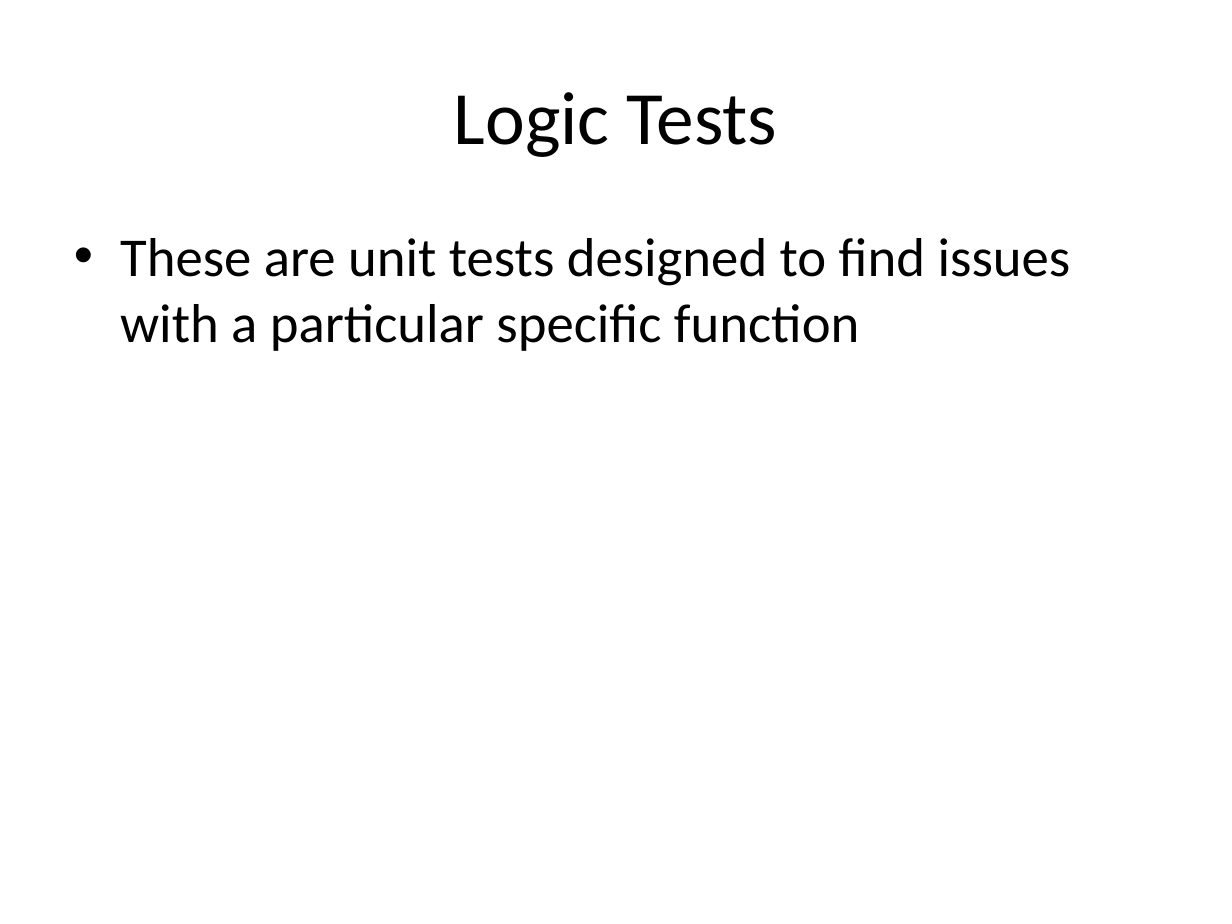
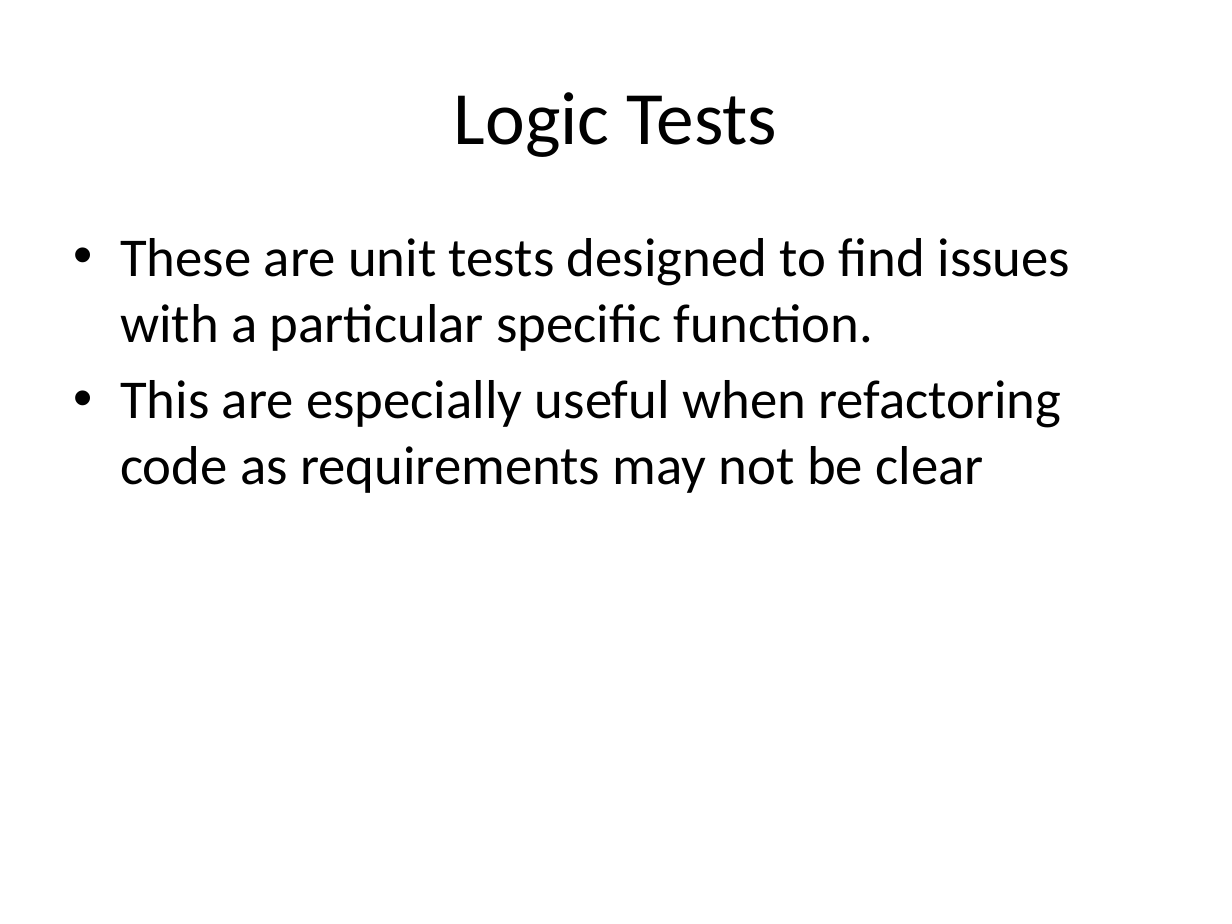
Before and after one commit to way0utwest/UnitTestingTSQL, a slide deck: slide 19 of UnitTestingTSQL.pptx (slide 15 before the commit). Drawn at 1232x924 pixels with LibreOffice and Linux fonts; fonts in the diff are those of the drawing. Boxes give left, top, right and bottom in pixels: in the first picture for what was removed or moved away, otherwise in the second. Text is boxed around its words. In the diff, an @@ line names an element or a change of style, - is before the commit and + after.

```diff
--- a/UnitTestingTSQL.pptx
+++ b/UnitTestingTSQL.pptx
@@ text at box(120, 238, 1071, 493): text changed @@
-• These are unit tests designed to find issues with a particular specific function
+• These are unit tests designed to find issues with a particular specific function.
+• This are especially useful when refactoring code as requirements may not be clear
```
Also in this commit, not shown: 4 other slides changed, 6 slides added, 2 slides removed, 5 other files.
